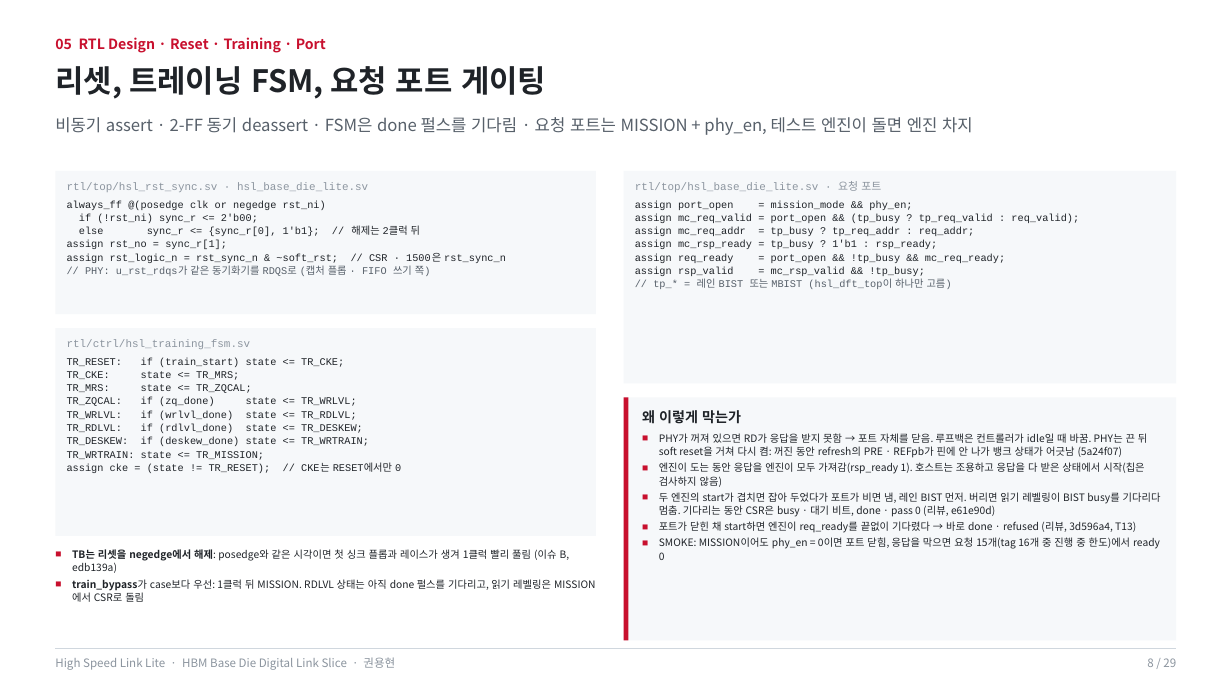
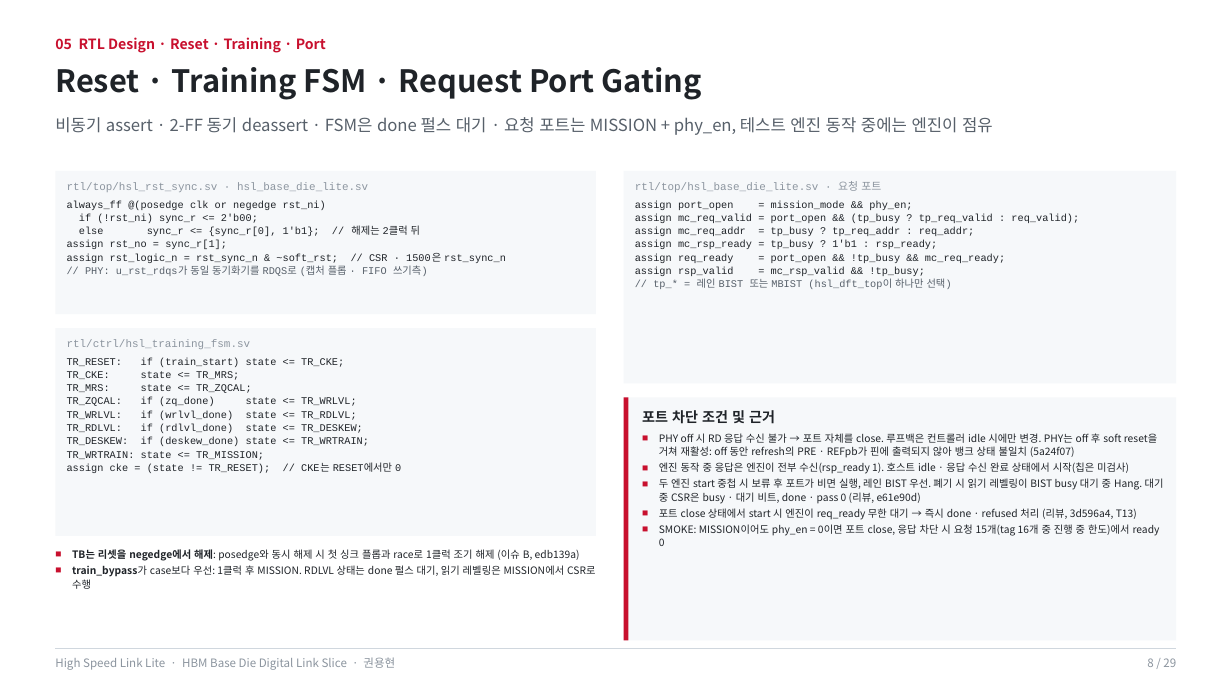
Before and after one commit to yhkwon-git/High_Speed_Link_Lite, a slide deck: slide 8 of portfolio-deck/HighSpeedLinkLite_Portfolio.pptx. Drawn at 1232x693 pixels with LibreOffice and Linux fonts; fonts in the diff are those of the drawing. Boxes give left, top, right and bottom in pixels: in the first picture for what was removed or moved away, otherwise in the second. Text is boxed around its words. In the diff, an @@ line names an element or a change of style, - is before the commit and + after.

```diff
--- a/portfolio-deck/HighSpeedLinkLite_Portfolio.pptx
+++ b/portfolio-deck/HighSpeedLinkLite_Portfolio.pptx
@@ text at box(55, 67, 702, 100): text changed @@
-리셋, 트레이닝 FSM, 요청 포트 게이팅
+Reset · Training FSM · Request Port Gating
@@ text at box(55, 117, 993, 135): text changed @@
-비동기 assert · 2-FF 동기 deassert · FSM은 done 펄스를 기다림 · 요청 포트는 MISSION + phy_en, 테스트 엔진이 돌면 엔진 차지
+비동기 assert · 2-FF 동기 deassert · FSM은 done 펄스 대기 · 요청 포트는 MISSION + phy_en, 테스트 엔진 동작 중에는 엔진이 점유
@@ text at box(85, 265, 428, 276): text changed @@
-// PHY: u_rst_rdqs가 같은 동기화기를 RDQS로 (캡처 플롭 · FIFO 쓰기 쪽)
+// PHY: u_rst_rdqs가 동일 동기화기를 RDQS로 (캡처 플롭 · FIFO 쓰기측)
@@ text at box(653, 278, 952, 289): text changed @@
-// tp_* = 레인 BIST 또는 MBIST (hsl_dft_top이 하나만 고름)
+// tp_* = 레인 BIST 또는 MBIST (hsl_dft_top이 하나만 선택)
@@ text at box(642, 410, 1164, 546): text changed @@
-왜 이렇게 막는가
-■ PHY가 꺼져 있으면 RD가 응답을 받지 못함 → 포트 자체를 닫음. 루프백은 컨트롤러가 idle일 때 바꿈. PHY는 끈 뒤 soft reset을 거쳐 다시 켬: 꺼진 동안 refresh의 PRE · REFpb가 핀에 안 나가 뱅크 상태가 어긋남 (5a24f07)
-■ 엔진이 도는 동안 응답을 엔진이 모두 가져감(rsp_ready 1). 호스트는 조용하고 응답을 다 받은 상태에서 시작(칩은 검사하지 않음)
-■ 두 엔진의 start가 겹치면 잡아 두었다가 포트가 비면 냄, 레인 BIST 먼저. 버리면 읽기 레벨링이 BIST busy를 기다리다 멈춤. 기다리는 동안 CSR은 busy · 대기 비트, done · pass 0 (리뷰, e61e90d)
-■ 포트가 닫힌 채 start하면 엔진이 req_ready를 끝없이 기다렸다 → 바로 done · refused (리뷰, 3d596a4, T13)
-■ SMOKE: MISSION이어도 phy_en = 0이면 포트 닫힘, 응답을 막으면 요청 15개(tag 16개 중 진행 중 한도)에서 ready 0
+포트 차단 조건 및 근거
+■ PHY off 시 RD 응답 수신 불가 → 포트 자체를 close. 루프백은 컨트롤러 idle 시에만 변경. PHY는 off 후 soft reset을 거쳐 재활성: off 동안 refresh의 PRE · REFpb가 핀에 출력되지 않아 뱅크 상태 불일치 (5a24f07)
+■ 엔진 동작 중 응답은 엔진이 전부 수신(rsp_ready 1). 호스트 idle · 응답 수신 완료 상태에서 시작(칩은 미검사)
+■ 두 엔진 start 중첩 시 보류 후 포트가 비면 실행, 레인 BIST 우선. 폐기 시 읽기 레벨링이 BIST busy 대기 중 Hang. 대기 중 CSR은 busy · 대기 비트, done · pass 0 (리뷰, e61e90d)
+■ 포트 close 상태에서 start 시 엔진이 req_ready 무한 대기 → 즉시 done · refused 처리 (리뷰, 3d596a4, T13)
+■ SMOKE: MISSION이어도 phy_en = 0이면 포트 close, 응답 차단 시 요청 15개(tag 16개 중 진행 중 한도)에서 ready 0
@@ text at box(72, 549, 595, 589): text changed @@
-■ TB는 리셋을 negedge에서 해제: posedge와 같은 시각이면 첫 싱크 플롭과 레이스가 생겨 1클럭 빨리 풀림 (이슈 B, edb139a)
-■ train_bypass가 case보다 우선: 1클럭 뒤 MISSION. RDLVL 상태는 아직 done 펄스를 기다리고, 읽기 레벨링은 MISSION에서 CSR로 돌림
+■ TB는 리셋을 negedge에서 해제: posedge와 동시 해제 시 첫 싱크 플롭과 race로 1클럭 조기 해제 (이슈 B, edb139a)
+■ train_bypass가 case보다 우선: 1클럭 후 MISSION. RDLVL 상태는 done 펄스 대기, 읽기 레벨링은 MISSION에서 CSR로 수행
```
Also in this commit, not shown: 26 other slides changed, 1 other file.
